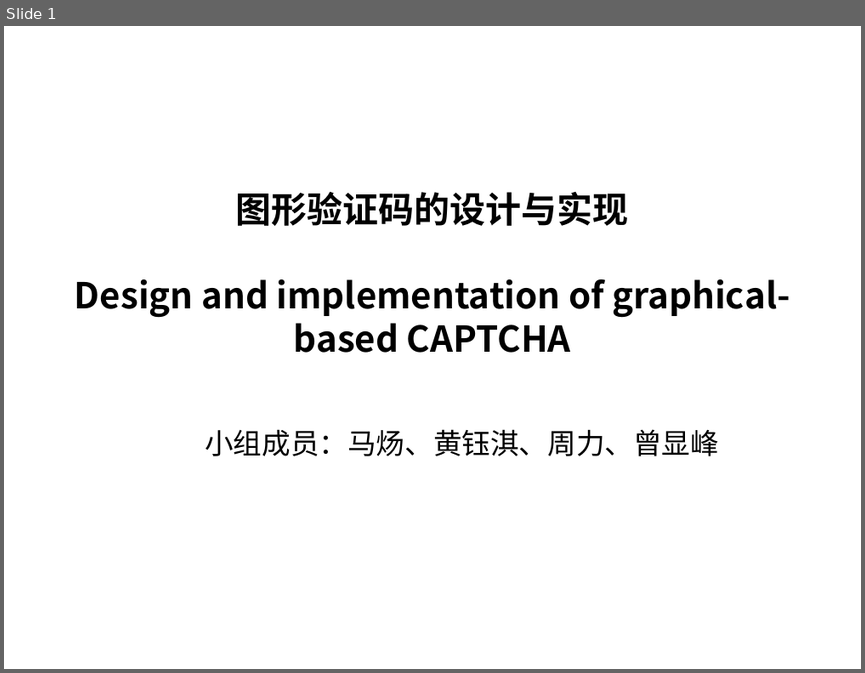
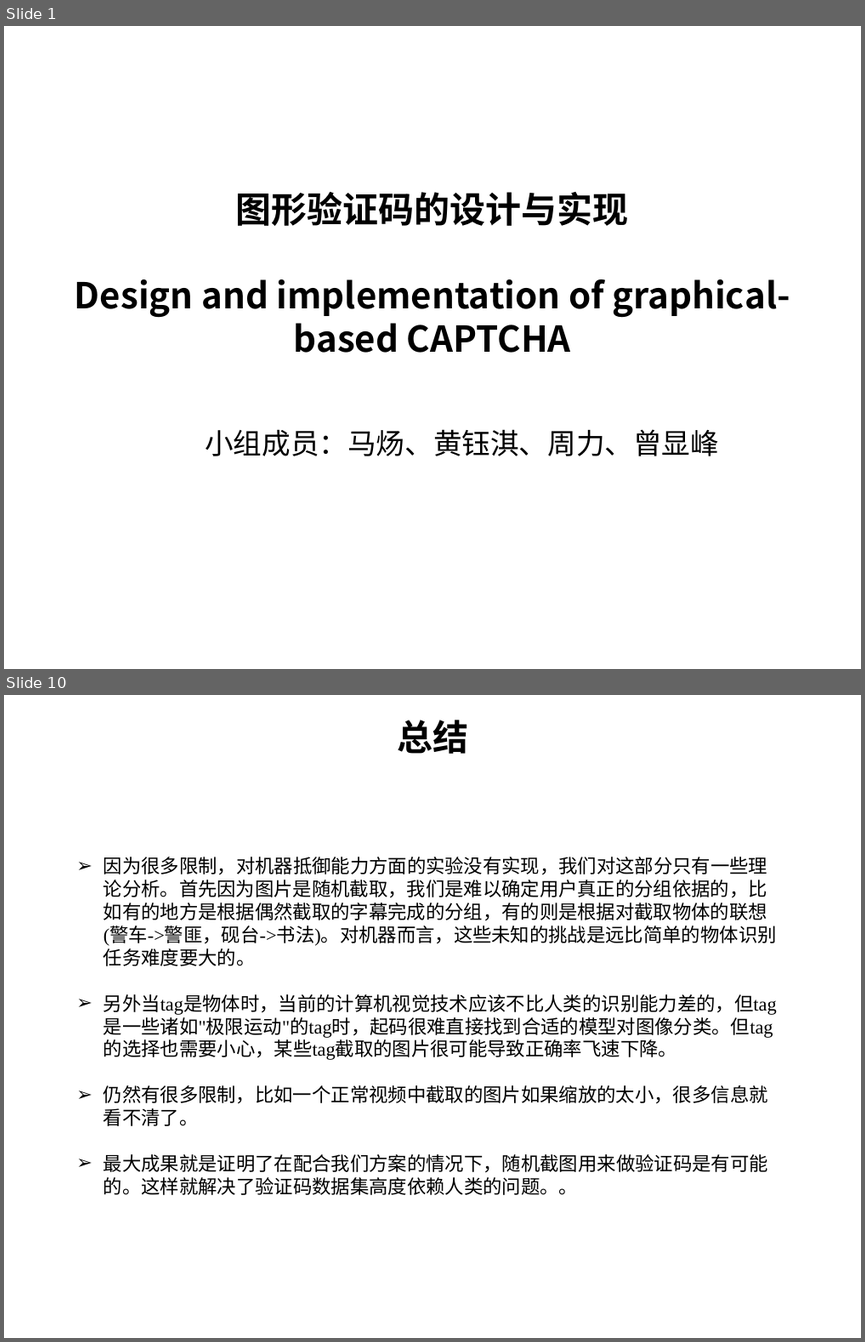
Before and after one commit to hyqPKU/secure, a slide deck: 图形验证码.pptx. Shown one above the other, each under a label of ours: slide 1 before the commit, slides 1 and 10 after it; the slides between them are not shown. The pictures are 865x673 and 865x1342 pixels, drawn with LibreOffice and Linux fonts; fonts in the diff are those of the drawing; background and template pictures are left out. Boxes give left, top, right and bottom in pixels: in the first picture for what was removed or moved away, otherwise in the second. Text is boxed around its words. In the diff, an @@ line names an element or a change of style, - is before the commit and + after.

```diff
--- a/图形验证码.pptx
+++ b/图形验证码.pptx
@@ slide 10 added at box(4, 695, 861, 1338), background picture (left out) @@
@@ text added at box(397, 720, 468, 754), 30 pt, text #000000, bold @@
+总结
@@ text added at box(103, 857, 777, 1195), 16 pt, text #000000 @@
+➢ 因为很多限制，对机器抵御能力方面的实验没有实现，我们对这部分只有一些理论分析。首先因为图片是随机截取，我们是难以确定用户真正的分组依据的，比如有的地方是根据偶然截取的字幕完成的分组，有的则是根据对截取物体的联想(警车->警匪，砚台->书法)。对机器而言，这些未知的挑战是远比简单的物体识别任务难度要大的。
+➢ 另外当tag是物体时，当前的计算机视觉技术应该不比人类的识别能力差的，但tag是一些诸如"极限运动"的tag时，起码很难直接找到合适的模型对图像分类。但tag的选择也需要小心，某些tag截取的图片很可能导致正确率飞速下降。
+➢ 仍然有很多限制，比如一个正常视频中截取的图片如果缩放的太小，很多信息就看不清了。
+➢ 最大成果就是证明了在配合我们方案的情况下，随机截图用来做验证码是有可能的。这样就解决了验证码数据集高度依赖人类的问题。。
```
Also in this commit, not shown: 3 slides changed, 5 other slides added, 4 slides removed.
